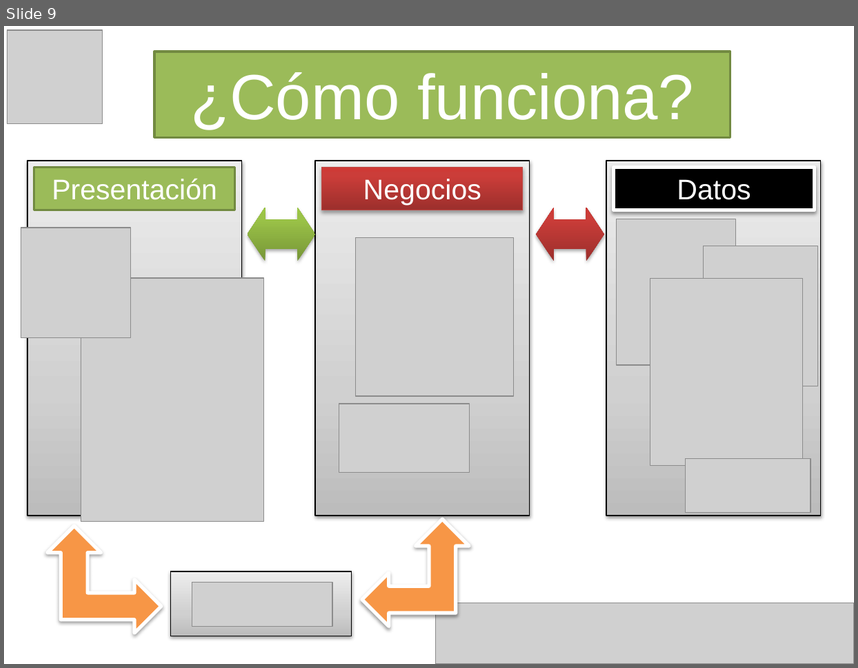
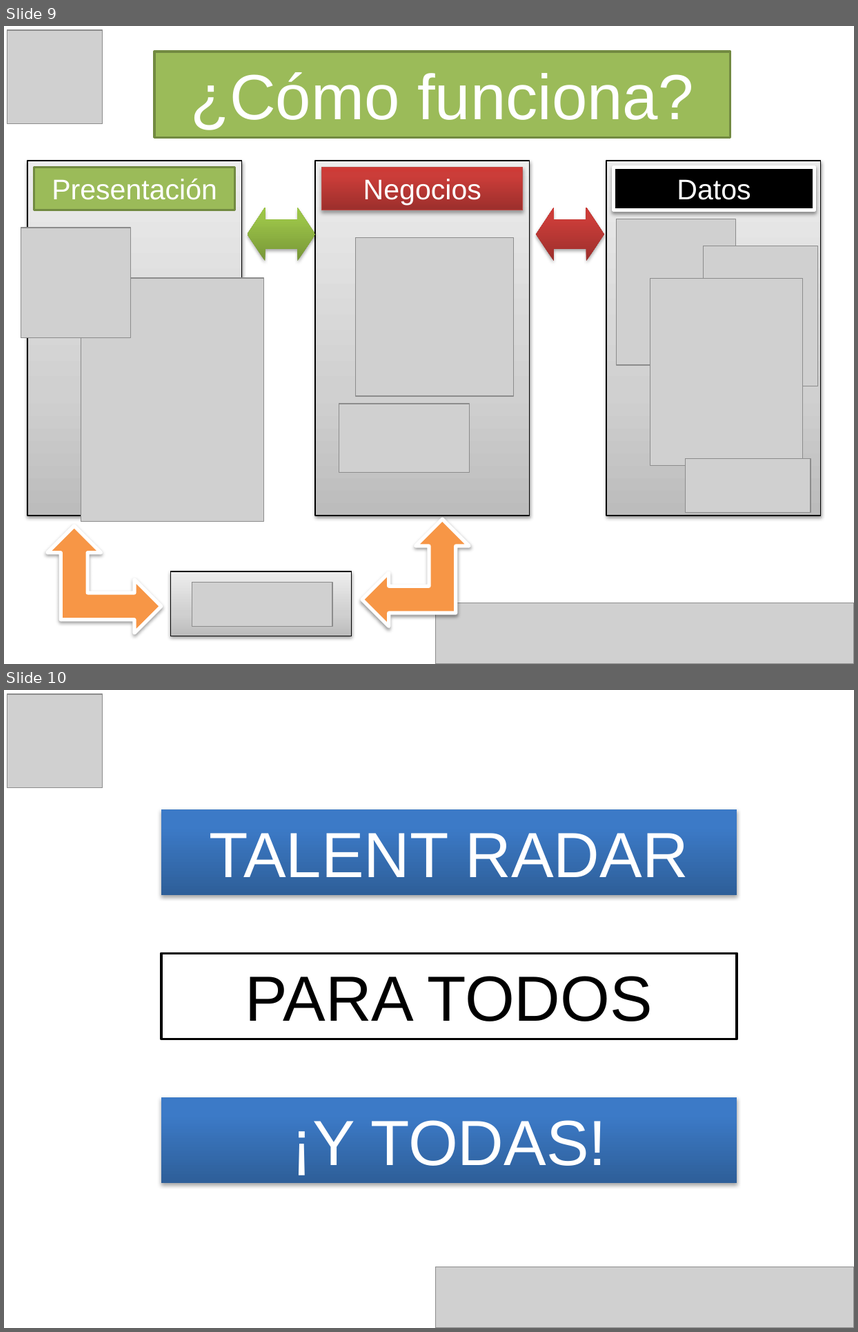
Before and after one commit to kiah2008/talent-radar, a slide deck: Presentación Comercial/Presentación1.pptx. Shown one above the other, each under a label of ours: slide 9 before the commit, slides 9 and 10 after it. The pictures are 858x668 and 858x1332 pixels, drawn with LibreOffice and Linux fonts; fonts in the diff are those of the drawing; grey boxes stand for pictures; background and template pictures are left out. Boxes give left, top, right and bottom in pixels: in the first picture for what was removed or moved away, otherwise in the second. Text is boxed around its words. In the diff, an @@ line names an element or a change of style, - is before the commit and + after.

```diff
--- a/Presentación Comercial/Presentación1.pptx
+++ b/Presentación Comercial/Presentación1.pptx
@@ slide 10 added at (4, 690, 854, 1328), background picture (left out) @@
@@ picture added at (7, 694, 103, 788) @@
@@ rectangle added at (161, 809, 737, 895), fill gradient #2F5F99 to #3D7CC7 to #3A7CCB, 54 pt, text #FFFFFF @@
+TALENT RADAR
@@ rectangle added at (161, 953, 737, 1038), fill #FFFFFF, outline #000000 2 pt, 54 pt, text #000000 @@
+PARA TODOS
@@ rectangle added at (161, 1097, 737, 1183), fill gradient #2F5F99 to #3D7CC7 to #3A7CCB, 54 pt, text #FFFFFF @@
+¡Y TODAS!
@@ picture added at (436, 1266, 854, 1328) @@
```
Also in this commit, not shown: 1 slide changed, 6 other slides added, 1 slide removed, 12 other files.
